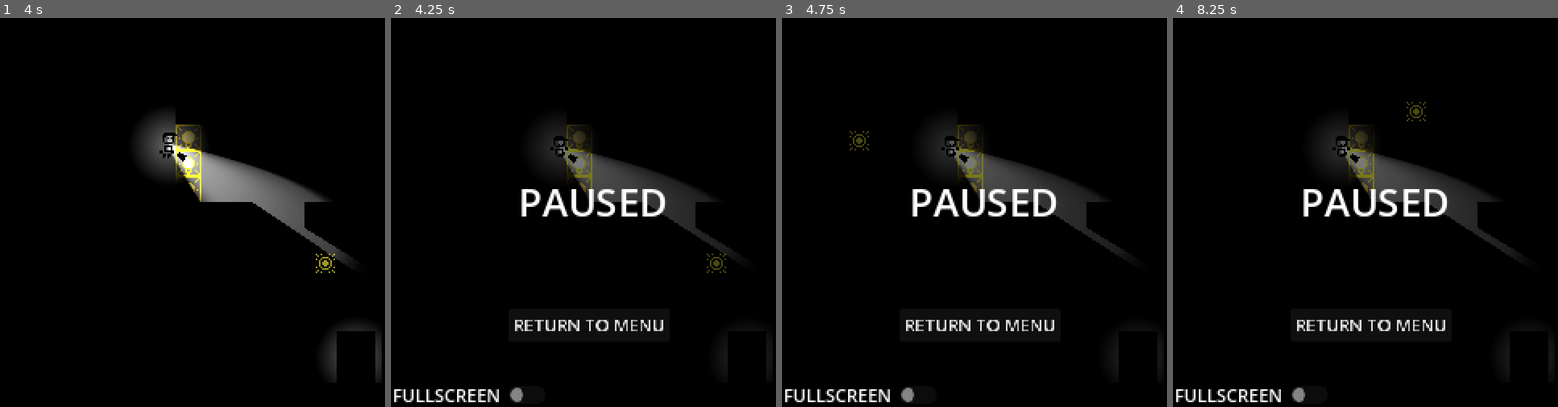
Above: before the commit, frames 1-4 (left to right).
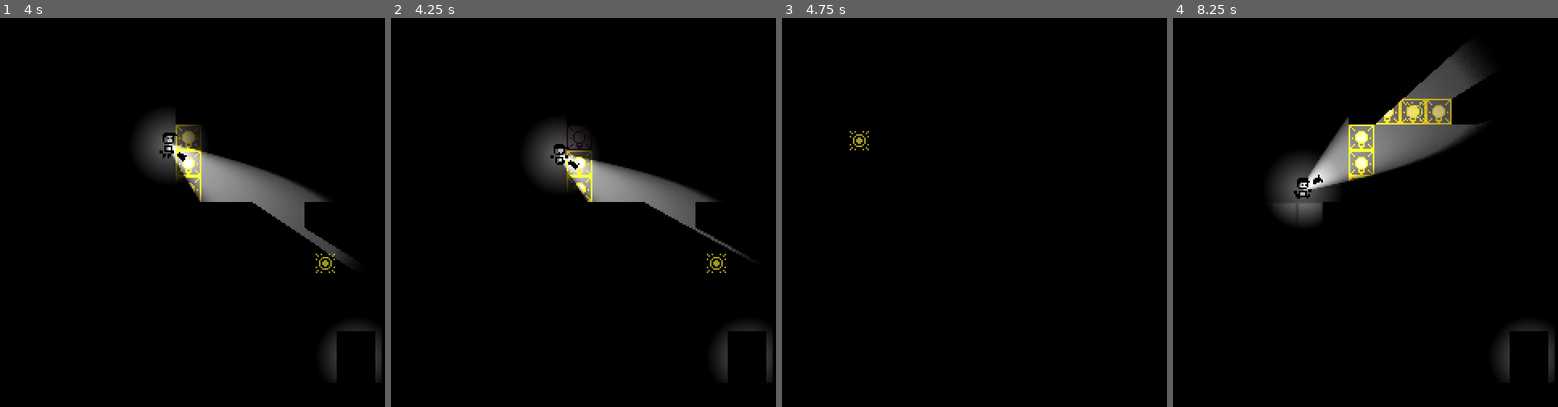
Above: after the commit, the same moments.

Repository: DylanPerry2098/ScreenTear
Game: Godot game, scene res://scenes/levels/test_room.tscn
Two runs of this game, one before a commit and one after it. Both use one fixed random seed, a clock stepped at 60 frames per second and the inputs below. This scene is started directly instead of the project's main scene.
Inputs (mouse positions are in pixels of both pictures, inside the frame that each line leads up to):
- Up to frame 1 (4 s): move the mouse to (292, 181) at 0.52 s; hold D (move_right) 0.53-2.03 s; tap E (interact) at 0.6, 2.1, 3.6 s; tap Space (jump) at 0.77, 1.52, 3.02, 3.77 s; move the mouse to (119, 224) at 1.27 s; tap F (turn_off_flashlight) at 1.35, 2.85 s; move the mouse to (242, 111) at 2.02 s; hold A (move_left) 2.03-2.78 s; move the mouse to (180, 286) at 2.77 s; hold D (move_right) from 2.78 s (still down); move the mouse to (323, 263) at 3.52 s
- Up to frame 2 (4.25 s): keep holding D (move_right); tap Escape (pause) at 4.15 s
- Up to frame 3 (4.75 s): move the mouse to (859, 138) at 4.27 s; release D (move_right) at 4.28 s; hold A (move_left) from 4.28 s (still down); tap F (turn_off_flashlight) at 4.35 s; tap Space (jump) at 4.52 s
- Up to frame 4 (8.25 s): move the mouse to (1396, 200) at 5.02 s; release A (move_left) at 5.03 s; hold D (move_right) 5.03-5.78 s; tap E (interact) at 5.1, 6.6, 8.1 s; move the mouse to (1311, 99) at 5.77 s; hold A (move_left) 5.78-7.28 s; tap F (turn_off_flashlight) at 5.85, 7.35 s; tap Space (jump) at 6.02, 6.77, 7.52 s; move the mouse to (1465, 181) at 6.52 s; move the mouse to (1292, 224) at 7.27 s; hold D (move_right) from 7.28 s (still down); move the mouse to (1415, 111) at 8.02 s

Frame 1 is identical in both runs. In frame 2, 6.8% of the frame differs, in the area x 0-99%, y 27-99%; in frame 3, 6.6%; in frame 4, 13%, in the area x 0-99%, y 7-99%.

Commit message:
global cursor and flashlight cursor layers

Diff:
--- a/project.godot
+++ b/project.godot
@@ -24,6 +24,7 @@
 SceneManager="*uid://cytegabay7iaw"
 TileMapManager="*uid://cx2nbot61t7wu"
 LightManager="*uid://bwidfye3ln7d7"
+GlobalUI="*uid://cvop5pfgclkcx"
 
 [display]
 
--- a/scenes/levels/test_room.tscn
+++ b/scenes/levels/test_room.tscn
@@ -3,7 +3,6 @@
 [ext_resource type="PackedScene" uid="uid://b4wpuqbsh07t4" path="res://scenes/levels/darkness_layer.tscn" id="1_x4gfd"]
 [ext_resource type="TileSet" uid="uid://dts5m0ui4v7ai" path="res://resources/main_tileset.tres" id="2_asmw1"]
 [ext_resource type="PackedScene" uid="uid://beyip80fsaqxw" path="res://scenes/characters/player.tscn" id="3_gyqsl"]
-[ext_resource type="PackedScene" uid="uid://cvop5pfgclkcx" path="res://scenes/utils/ui.tscn" id="6_asmw1"]
 [ext_resource type="PackedScene" uid="uid://dwylrlxy7xcpm" path="res://scenes/gizmos/box.tscn" id="8_ff50h"]
 [ext_resource type="Script" uid="uid://dpgbf5745cfw5" path="res://scripts/objects/tile_manager.gd" id="8_x4gfd"]
 [ext_resource type="PackedScene" uid="uid://cjowb85tb4dkv" path="res://scenes/gizmos/pressure_plate.tscn" id="9_s3biy"]
@@ -12,7 +11,6 @@
 [ext_resource type="PackedScene" uid="uid://btbcbic8sh261" path="res://scenes/gizmos/room_transition_door.tscn" id="11_ronwj"]
 [ext_resource type="PackedScene" uid="uid://bxv1ksdqyurbf" path="res://scenes/sound/audio_stream_player_bg_music.tscn" id="11_x4gfd"]
 [ext_resource type="PackedScene" uid="uid://d0o1gvwqwdbmv" path="res://scenes/characters/stalker.tscn" id="12_ronwj"]
-[ext_resource type="PackedScene" uid="uid://ckfw3i5j7f385" path="res://scenes/utils/pause_menu.tscn" id="13_o8emw"]
 
 [node name="TestRoom" type="Node2D" unique_id=2089002660]
 
@@ -33,8 +31,6 @@
 position = Vector2(55, 234)
 text = "custom text"
 
-[node name="UI" parent="." unique_id=1226678125 instance=ExtResource("6_asmw1")]
-
 [node name="Box" parent="." unique_id=1527440110 instance=ExtResource("8_ff50h")]
 position = Vector2(161, 168)
 
@@ -50,5 +46,3 @@
 
 [node name="Stalker" parent="." unique_id=763752193 instance=ExtResource("12_ronwj")]
 position = Vector2(104, 44)
-
-[node name="PauseMenu" parent="." unique_id=282580624 instance=ExtResource("13_o8emw")]
--- /dev/null
+++ b/scenes/utils/global_ui.tscn
@@ -0,0 +1,11 @@
+[gd_scene format=3 uid="uid://cvop5pfgclkcx"]
+
+[ext_resource type="Script" uid="uid://binecmaav6hju" path="res://scripts/scene_managment/ui.gd" id="1_la3kr"]
+[ext_resource type="PackedScene" uid="uid://b3cty4pj6iieo" path="res://scenes/gizmos/flashlight_cursor.tscn" id="2_uvgli"]
+
+[node name="GlobalUI" type="CanvasLayer" unique_id=1226678125]
+layer = 5
+script = ExtResource("1_la3kr")
+
+[node name="FlashlightCursor" parent="." unique_id=1238564414 instance=ExtResource("2_uvgli")]
+visible = false
--- a/scenes/utils/ui.tscn
+++ /dev/null
@@ -1,10 +0,0 @@
-[gd_scene format=3 uid="uid://cvop5pfgclkcx"]
-
-[ext_resource type="PackedScene" uid="uid://b3cty4pj6iieo" path="res://scenes/gizmos/flashlight_cursor.tscn" id="1_cby6e"]
-[ext_resource type="Script" uid="uid://binecmaav6hju" path="res://scripts/scene_managment/ui.gd" id="1_xh2rl"]
-
-[node name="UI" type="CanvasLayer" unique_id=1226678125]
-script = ExtResource("1_xh2rl")
-
-[node name="FlashlightCursor" parent="." unique_id=1238564414 instance=ExtResource("1_cby6e")]
-visible = false
--- a/scripts/objects/room_transition_door.gd
+++ b/scripts/objects/room_transition_door.gd
@@ -25,4 +25,6 @@
 		return
 	SceneManager.change_scenes_to_path(
 		_target_scene_instance,
+		SceneManager.UIScene.MAIN_UI,
+		SceneManager.ScreenTransitionScene.FADE,
 	)
--- a/scripts/objects/sign.gd
+++ b/scripts/objects/sign.gd
@@ -12,7 +12,7 @@
 	label.visible = false
 	label.text = text
 	await get_tree().physics_frame
-	label.reparent(UserInterface.instance)
+	label.reparent(GlobalUI)
 
 
 func _on_body_entered(_body:Node2D):
--- a/scripts/scene_managment/pause_screen.gd
+++ b/scripts/scene_managment/pause_screen.gd
@@ -1,4 +1,4 @@
-extends CanvasLayer
+class_name UserInterface extends CanvasLayer
 
 @onready var menu = $PauseScreen
 var paused := false
--- a/scripts/scene_managment/scene_manager.gd
+++ b/scripts/scene_managment/scene_manager.gd
@@ -40,7 +40,7 @@
 }
 
 var UI_SCENES: Dictionary[UIScene, PackedScene] = {
-
+	UIScene.MAIN_UI: preload("res://scenes/utils/pause_menu.tscn"),
 }
 
 var SCREEN_TRANSITIONS: Dictionary[ScreenTransitionScene, PackedScene] = {
--- a/scripts/scene_managment/ui.gd
+++ b/scripts/scene_managment/ui.gd
@@ -1,7 +1,4 @@
-class_name UserInterface extends CanvasLayer
-
-static var instance: UserInterface
+extends CanvasLayer
 
 func _ready() -> void:
-    process_mode = Node.PROCESS_MODE_ALWAYS # Ensure it processes even when the game is paused
-    instance = self
+	process_mode = Node.PROCESS_MODE_ALWAYS # Ensure it processes even when the game is paused
